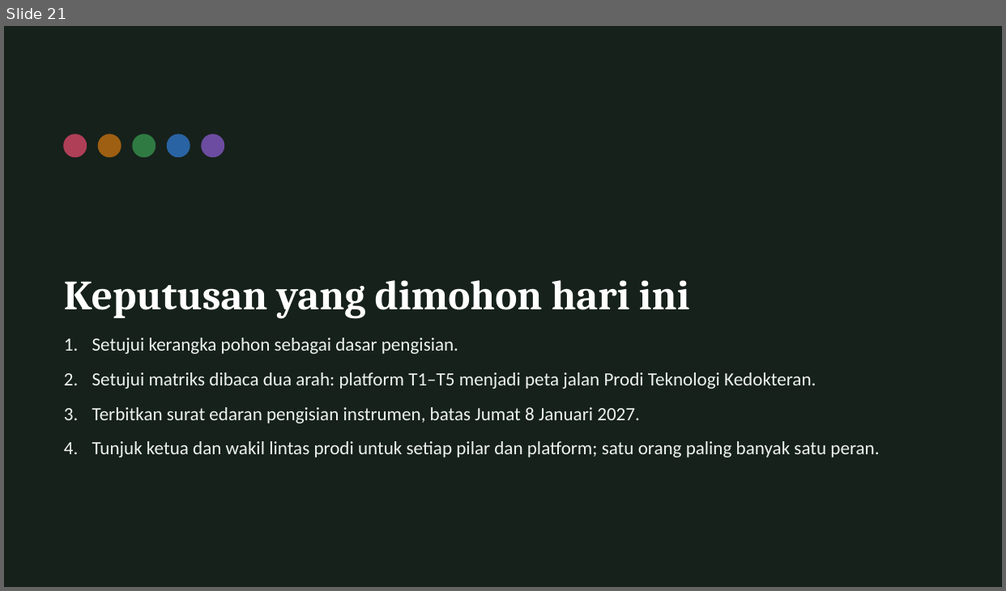
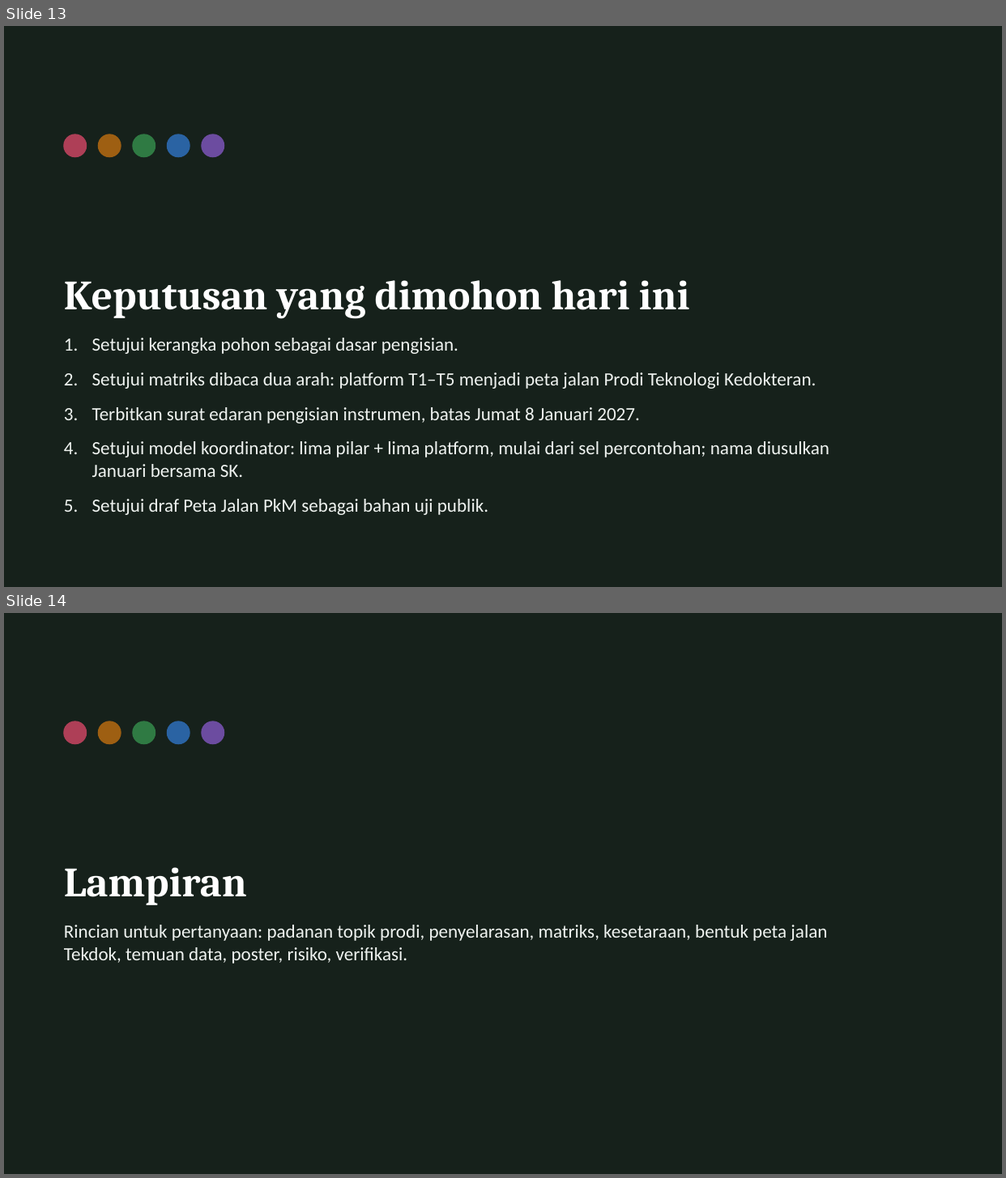
Before and after one commit to anakwirayuda-eng/desa-binaan-dashboard, a slide deck: output/PAPARAN_POHON_PENELITIAN_FKK_ITS.pptx. Shown one above the other, each under a label of ours: slide 21 before the commit, slides 13 and 14 after it. The pictures are 1006x591 and 1006x1178 pixels, drawn with LibreOffice and Linux fonts; fonts in the diff are those of the drawing. Boxes give left, top, right and bottom in pixels: in the first picture for what was removed or moved away, otherwise in the second. Text is boxed around its words. In the diff, an @@ line names an element or a change of style, - is before the commit and + after.

```diff
--- a/output/PAPARAN_POHON_PENELITIAN_FKK_ITS.pptx
+++ b/output/PAPARAN_POHON_PENELITIAN_FKK_ITS.pptx
@@ slide 14 added at bbox=[4, 613, 1002, 1174], background #16211B @@
@@ ellipse added at bbox=[64, 722, 87, 744], fill #AE3F57, outline #AE3F57 1 pt @@
@@ ellipse added at bbox=[98, 722, 121, 744], fill #9E5F12, outline #9E5F12 1 pt @@
@@ ellipse added at bbox=[133, 722, 155, 744], fill #2F7A43, outline #2F7A43 1 pt @@
@@ ellipse added at bbox=[167, 722, 189, 744], fill #2A63A3, outline #2A63A3 1 pt @@
@@ ellipse added at bbox=[202, 722, 224, 744], fill #6C4CA0, outline #6C4CA0 1 pt @@
@@ title added at bbox=[64, 867, 247, 905], 40 pt, text #FFFFFF, bold @@
+Lampiran
@@ text added at bbox=[64, 925, 827, 964], 18 pt, text #EEF2EF @@
+Rincian untuk pertanyaan: padanan topik prodi, penyelarasan, matriks, kesetaraan, bentuk peta jalan Tekdok, temuan data, poster, risiko, verifikasi.
@@ what was slide 21 is now slide 13 @@
@@ slide 13 changed as well @@
@@ text at bbox=[92, 442, 829, 515]: text changed @@
-4. Tunjuk ketua dan wakil lintas prodi untuk setiap pilar dan platform; satu orang paling banyak satu peran.
+4. Setujui model koordinator: lima pilar + lima platform, mulai dari sel percontohan; nama diusulkan Januari bersama SK.
+5. Setujui draf Peta Jalan PkM sebagai bahan uji publik.
```
Also in this commit, not shown: 20 other slides changed, 1 other slide added, 17 other files.
